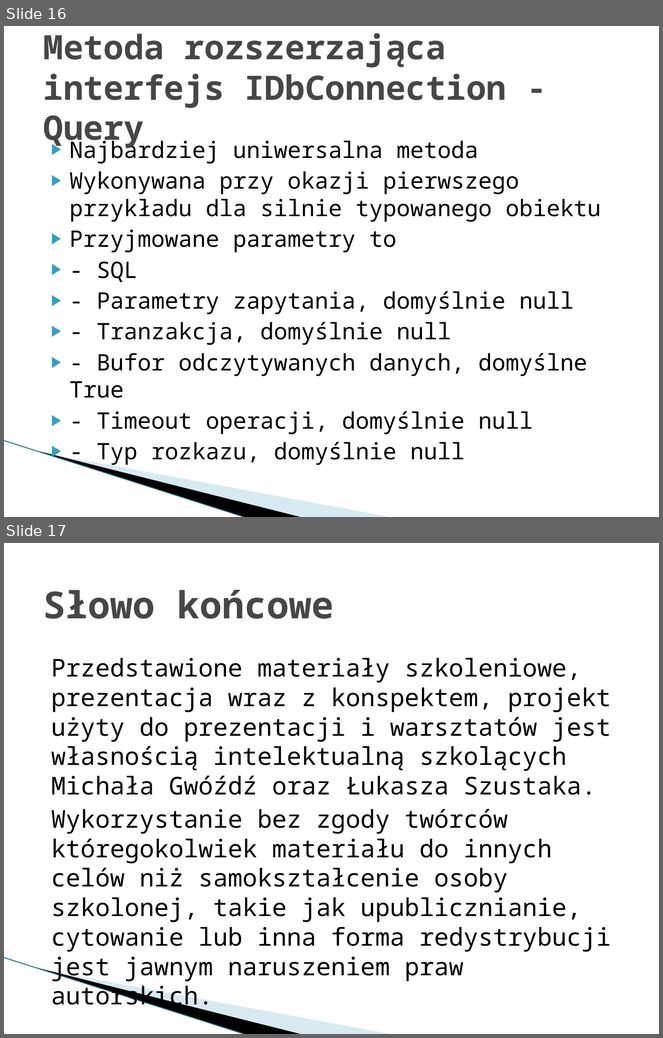
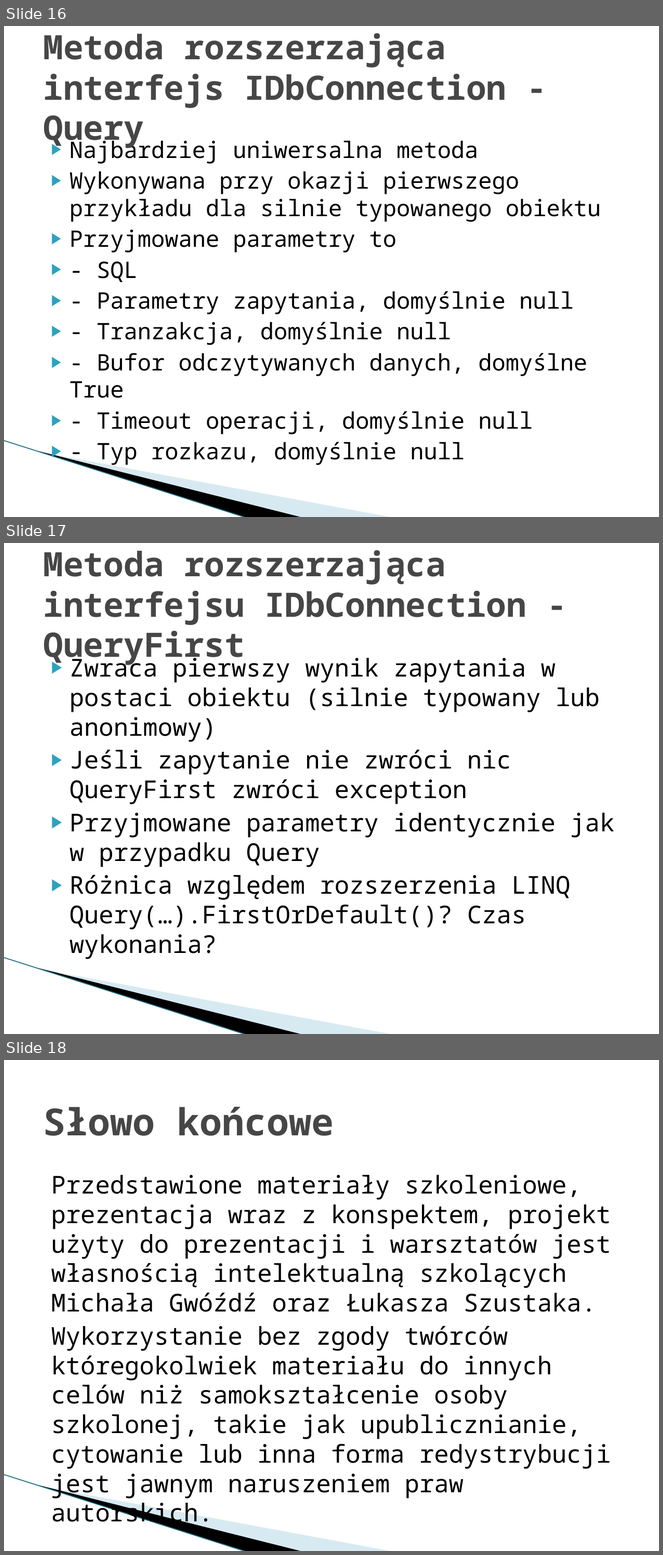
Before and after one commit to mietghar/Dapper_Workshop, a slide deck: Files/Szkolenie warsztatowe Dapper.pptx. Shown one above the other, each under a label of ours: slides 16 and 17 before the commit, slides 16, 17 and 18 after it. The pictures are 663x1038 and 663x1555 pixels, drawn with LibreOffice and Linux fonts; fonts in the diff are those of the drawing; background and template pictures are left out. Boxes give left, top, right and bottom in pixels: in the first picture for what was removed or moved away, otherwise in the second. Text is boxed around its words. In the diff, an @@ line names an element or a change of style, - is before the commit and + after.

Commit message:
Added third example with queryfirst method with additional execution time measuring

```diff
--- a/Files/Szkolenie warsztatowe Dapper.pptx
+++ b/Files/Szkolenie warsztatowe Dapper.pptx
@@ slide 17 added at <box>4,543,659,1034</box>, background #FFFFFF; not listed: 3 template elements that a slide beside it also shows @@
@@ title added at <box>43,550,527,666</box>, 36.9 pt, text #464646, bold @@
+Metoda rozszerzająca interfejsu IDbConnection - QueryFirst
@@ text added at <box>70,654,614,960</box>, 27 pt, text #000000 @@
+▶ Zwraca pierwszy wynik zapytania w postaci obiektu (silnie typowany lub anonimowy)
+▶ Jeśli zapytanie nie zwróci nic QueryFirst zwróci exception
+▶ Przyjmowane parametry identycznie jak w przypadku Query
+▶ Różnica względem rozszerzenia LINQ Query(…).FirstOrDefault()? Czas wykonania?
@@ what was slide 17 is now slide 18 @@
```
Also in this commit, not shown: 14 other files.
